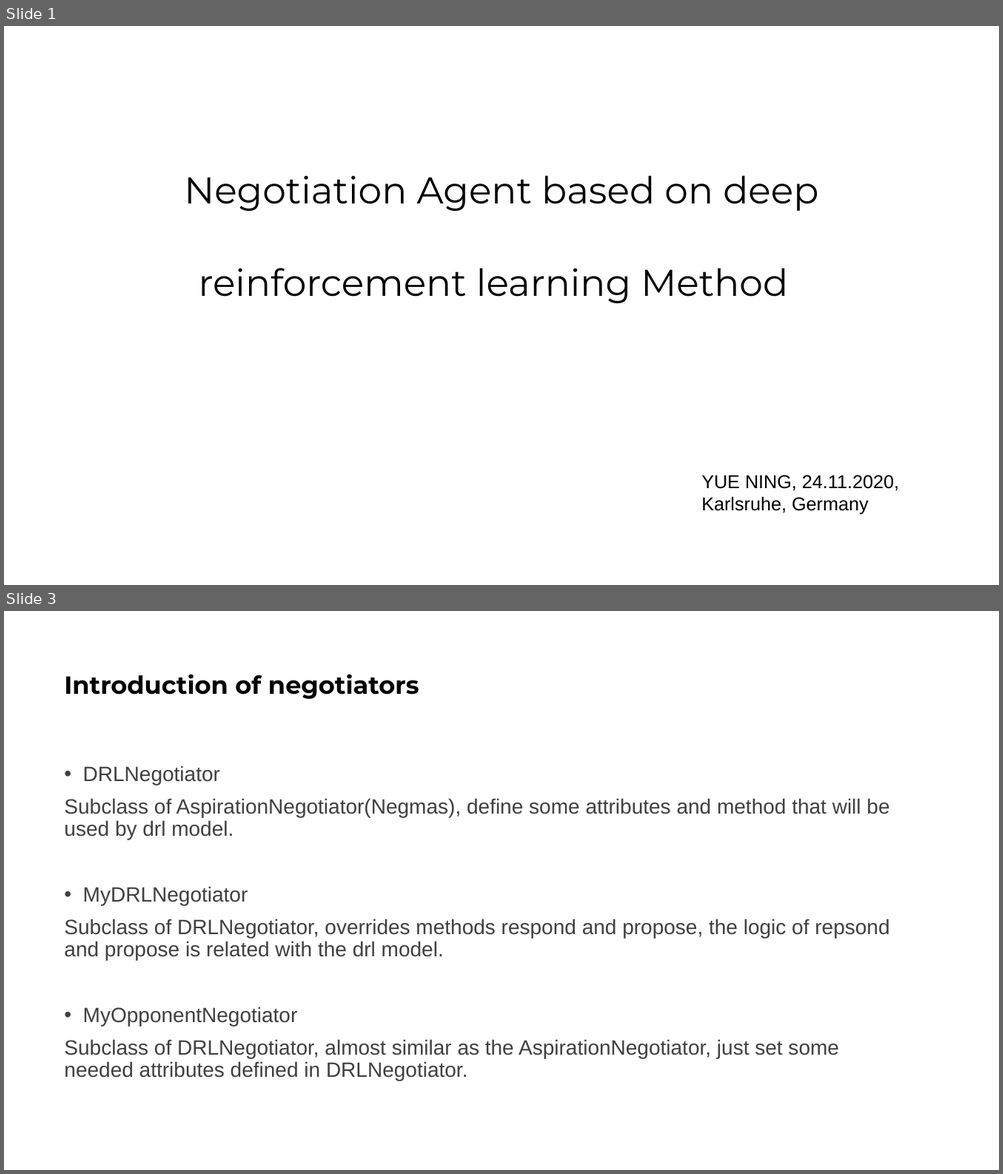
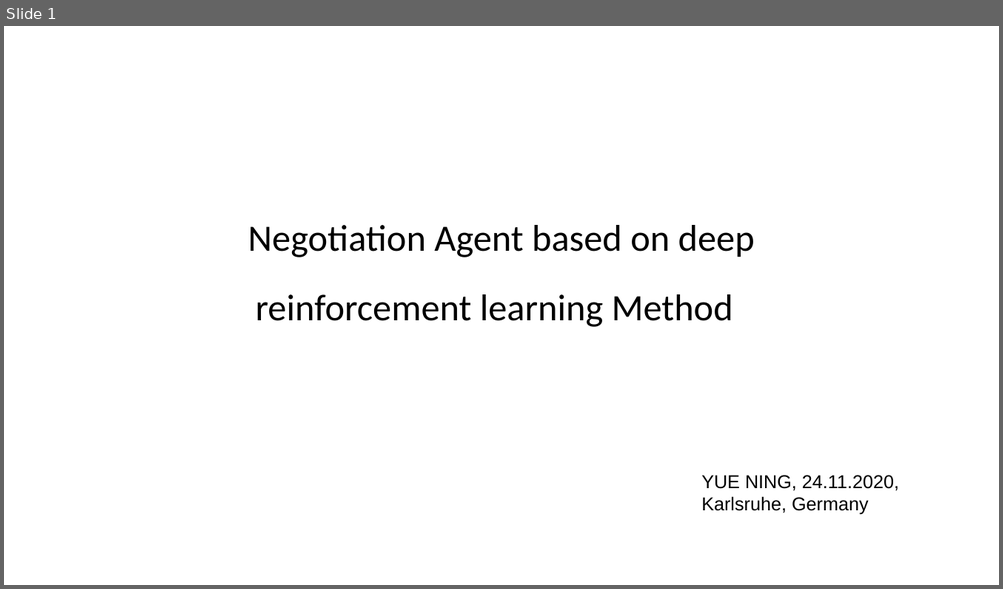
Before and after one commit to YueNing/summary_thesis, a slide deck: summary-2020-10a11/report.pptx. Shown one above the other, each under a label of ours: slides 1 and 3 before the commit, slide 1 after it; the slides between them are not shown. The pictures are 1003x1174 and 1003x589 pixels, drawn with LibreOffice and Linux fonts; fonts in the diff are those of the drawing; background and template pictures are left out. Boxes give left, top, right and bottom in pixels: in the first picture for what was removed or moved away, otherwise in the second. Text is boxed around its words. In the diff, an @@ line names an element or a change of style, - is before the commit and + after.

```diff
--- a/summary-2020-10a11/report.pptx
+++ b/summary-2020-10a11/report.pptx
@@ slide 3 removed at (4, 611, 999, 1170), background #FFFFFF @@
@@ title removed at (64, 674, 419, 699) @@
-Introduction of negotiators
@@ text removed at (64, 766, 889, 1082) @@
-• DRLNegotiator
-Subclass of AspirationNegotiator(Negmas), define some attributes and method that will be used by drl model.
-• MyDRLNegotiator
-Subclass of DRLNegotiator, overrides methods respond and propose, the logic of repsond and propose is related with the drl model.
-• MyOpponentNegotiator
-Subclass of DRLNegotiator, almost similar as the AspirationNegotiator, just set some needed attributes defined in DRLNegotiator.
@@ slide 1 changed as well @@
@@ title "Negotiation Agent based on deep ...": place and size @@
-title "Negotiation Agent based on deep ..." at (184, 175, 818, 304)
+title "Negotiation Agent based on deep ..." at (248, 225, 754, 327)
@@ title "Negotiation Agent based on deep ..." at (248, 225, 754, 327): font Montserrat to Calibri; line spacing 1.3 to 1 @@
```
Also in this commit, not shown: 7 other slides changed, 2 slides added, 1 other slide removed, 6 other files.
